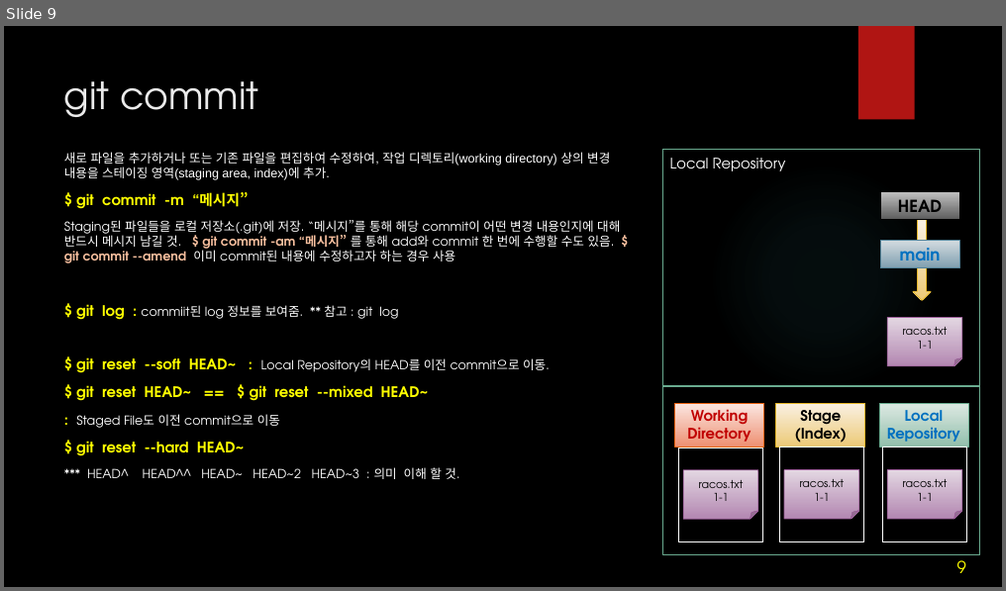
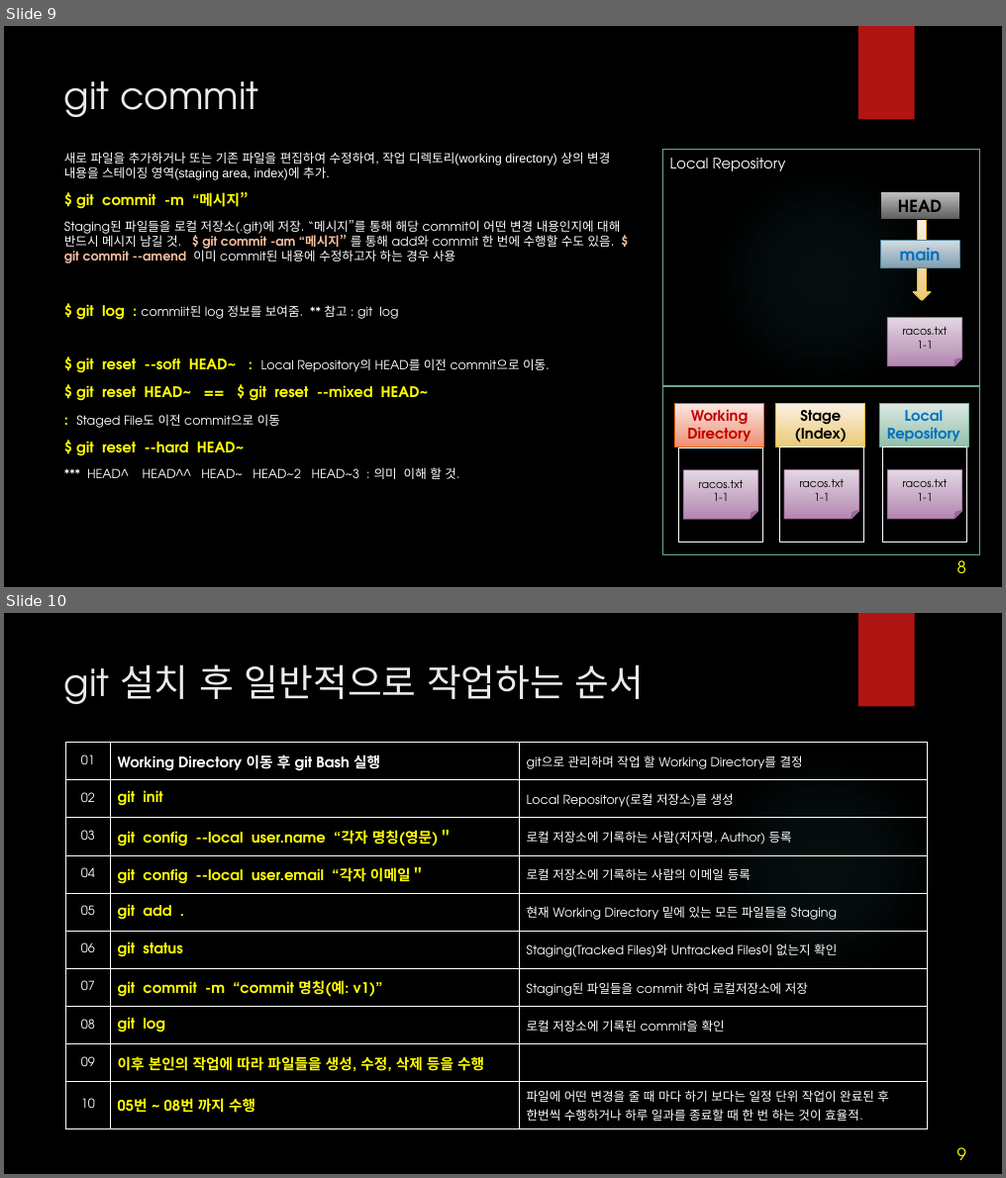
Before and after one commit to iredseal/Learning, a slide deck: Tools/git/git.pptx. Shown one above the other, each under a label of ours: slide 9 before the commit, slides 9 and 10 after it. The pictures are 1006x591 and 1006x1178 pixels, drawn with LibreOffice and Linux fonts; fonts in the diff are those of the drawing; background and template pictures are left out. Boxes give left, top, right and bottom in pixels: in the first picture for what was removed or moved away, otherwise in the second. Text is boxed around its words. In the diff, an @@ line names an element or a change of style, - is before the commit and + after.

```diff
--- a/Tools/git/git.pptx
+++ b/Tools/git/git.pptx
@@ slide 10 added at <box>4,613,1002,1174</box>, background picture (left out); not listed: 2 template elements that a slide beside it also shows @@
@@ title added at <box>64,664,645,704</box>, 36 pt, text #EBEBEB @@
+git 설치 후 일반적으로 작업하는 순서
@@ table added at <box>66,743,927,1130</box>, 10 rows, 3 columns @@
+01 | Working Directory 이동 후 git Bash 실행 | git으로 관리하며 작업 할 Working Directory를 결정
+02 | git init | Local Repository(로컬 저장소)를 생성
+03 | git config --local user.name “각자 명칭(영문)＂ | 로컬 저장소에 기록하는 사람(저자명, Author) 등록
+04 | git config --local user.email “각자 이메일＂ | 로컬 저장소에 기록하는 사람의 이메일 등록
+05 | git add . | 현재 Working Directory 밑에 있는 모든 파일들을 Staging
+06 | git status | Staging(Tracked Files)와 Untracked Files이 없는지 확인
+07 | git commit -m “commit 명칭(예: v1)” | Staging된 파일들을 commit 하여 로컬저장소에 저장
+08 | git log | 로컬 저장소에 기록된 commit을 확인
+09 | 이후 본인의 작업에 따라 파일들을 생성, 수정, 삭제 등을 수행 | 
+10 | 05번 ~ 08번 까지 수행 | 파일에 어떤 변경을 줄 때 마다 하기 보다는 일정 단위 작업이 완료된 후 한번씩 수행하거나 하루 일과를 종료할 때 한 번 하는 것이 효율적.
@@ page number added at <box>957,1148,966,1160</box>, 16 pt, text #FFFF00 @@
+9
@@ page number at <box>957,561,966,573</box>: text changed @@
-9
+8
```
Also in this commit, not shown: 1 slide changed, 1 other file.
